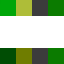
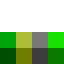
Revision of a layered 64 × 64 image; what changed, layer by layer:
painted on "Layer 5" over [0, 32, 64, 48]
removed layer "Layer 6" over [0, 0, 64, 16]
